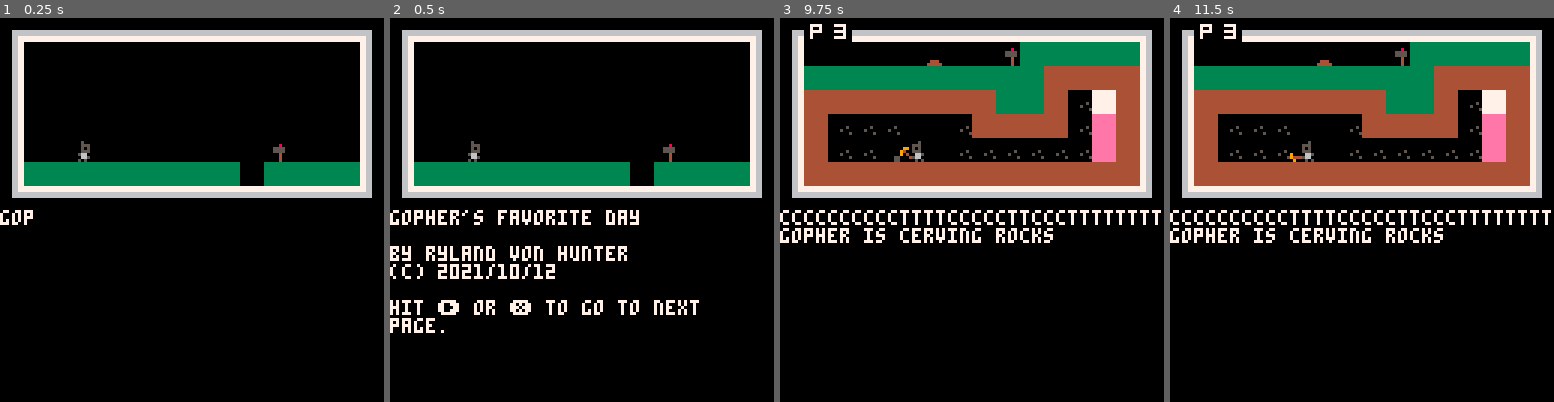
Above: before the commit, frames 1-4 (left to right).
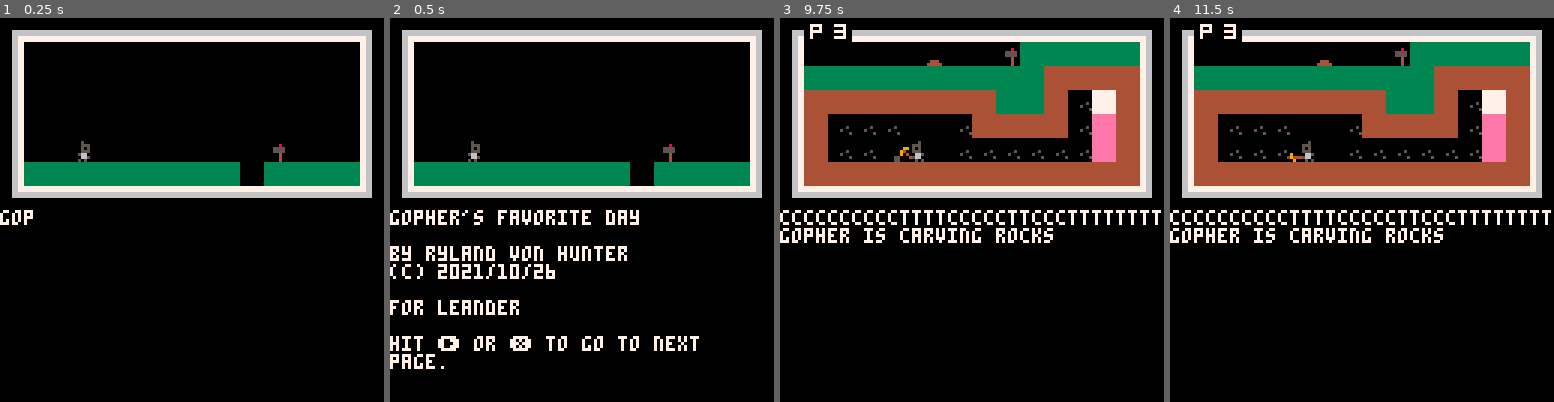
Above: after the commit, the same moments.

Repository: shanecelis/pico-carts
Game: PICO-8 cartridge gopher-fav-day.p8
Same seed, same stepped clock (60 frames per second), same inputs: the game is played once before the commit and once after it.
Inputs:
- Up to frame 1 (0.25 s): no input
- Up to frame 2 (0.5 s): tap X (X key) at 0.33 s
- Up to frame 3 (9.75 s): tap O (Z key) at 0.7, 1.7, 2.1, 2.5, 2.9, 3.3, 3.7, 4.1, 4.5, 4.9, 5.3, 5.7, 6.1, 6.5, 6.9, 7.3, 7.7, 8.1, 8.5, 8.9, 9.3, 9.7 s; tap X (X key) at 1.07, 1.85, 2.97, 4.08, 5.2, 6.32, 7.43, 8.55, 9.67 s; hold Right 1.6-2.1 s; hold Right 2.47-3.03 s; hold Left 3.08-3.58 s; hold Right 4.02-4.68 s; hold Left 5.08-5.68 s; hold Right 6.08-6.58 s; hold Right 6.63-7.13 s; hold Right 7.5-8.07 s; hold Left 8.12-8.62 s; hold Right 9.05-9.72 s
- Up to frame 4 (11.5 s): tap O (Z key) every 0.4 s from 10.1 to 11.3 s; hold Left 10.12-10.72 s; tap X (X key) at 10.78 s; hold Right from 11.12 s (still down)

Frame 1 is identical in both runs. In frame 2, 2.9% of the frame differs, in the area x 0-81%, y 64-92%; in frame 3, less than 0.1%; in frame 4, less than 0.1%.

Commit message:
gopher game done

Diff:
--- a/gopher-fav-day.p8
+++ b/gopher-fav-day.p8
@@ -38,7 +38,9 @@
 gopher's favorite day
 
 by ryland von hunter
-(c) 2021/10/12
+(c) 2021/10/26
+
+for leander
 
 hit ➡️ or ❎ to go to next
 page.
@@ -59,7 +61,7 @@
 -- p3
 [[
 ccccccccccttttcccccttcccttttttttt
-gopher is cerving rocks
+gopher is carving rocks
 ]],
 
 
@@ -81,7 +83,7 @@
 
 -- p7
 [[
-
+gopher dug pooh awt
 ]],
 
 -- p8
@@ -107,7 +109,7 @@
 
 -- p12
 [[
-thup!
+thump!
 ]],
 
 -- p13
@@ -123,7 +125,7 @@
 
 -- p15
 [[
-by
+bye
 ]],
 
 -- p16
@@ -145,7 +147,9 @@
 
 -- p19
 [[
-her thaks
+here
+
+thaks
 ]],
 
 -- p20
@@ -181,34 +185,41 @@
 
 -- p26
 [[
- hi piglet i fad a
+ hi piglet i found a
  haycern
 ]],
 
 -- p27
 [[
-thak you yow welkum
+thak you
+
+yow welkum
 ]],
 
 -- p28
 [[
-
+tigger was bouncing in
+piglet`s hous
+piglet did not want tigger to
+bounce then piglet
+did  wont tigger to
+bouncer
 ]],
 
 -- p29
 [[
-
-]],
-
--- p30
-[[
-
-]],
-
--- p31
-[[
-
-]],
+zzz piglet is slepig the end
+]],
+
+---- p30
+--[[
+--
+--]]
+--
+---- p31
+--[[
+--
+--]]
 
 }
 
@@ -587,12 +728,12 @@
 e03333333333333333333333333333e2e03333333333333333333333333333e2e03333333333333333333333333333e2e03333333333333333333333333333e2e03b3b3b3b3b3b3b3b3b3b3b3b3b3be2e03333333333333333333333333333e2e03333333333333333333333333333e2e03b3b3b3b3b3b3b3b3b3b3b3b3b3be2
 f0f1f1f1f1f1f1f1f1f1f1f1f1f1f1f2f0f1f1f1f1f1f1f1f1f1f1f1f1f1f1f2f0f1f1f1f1f1f1f1f1f1f1f1f1f1f1f2f0f1f1f1f1f1f1f1f1f1f1f1f1f1f1f2f0f1f1f1f1f1f1f1f1f1f1f1f1f1f1f2f0f1f1f1f1f1f1f1f1f1f1f1f1f1f1f2f0f1f1f1f1f1f1f1f1f1f1f1f1f1f1f2f0f1f1f1f1f1f1f1f1f1f1f1f1f1f1f2
 d0c0c2c4d1d1d1d1d1d1d1d1d1d1d1d2d0c0c2c5d1d1d1d1d1d1d1d1d1d1d1d2d0c0c2c6d1d1d1d1d1d1d1d1d1d1d1d2d0c0c2c7d1d1d1d1d1d1d1d1d1d1d1d2d0c0c2c8d1d1d1d1d1d1d1d1d1d1d1d2d0c0c2c9d1d1d1d1d1d1d1d1d1d1d1d2d0c0c3cad1d1d1d1d1d1d1d1d1d1d1d2d0c0c3c1d1d1d1d1d1d1d1d1d1d1d1d2
-e00000000000000000000000000000e2e00000000000000000000000000000e2e00000000000000000000000000000e2e00000000000000000000000000000e2e03434343434343434343434343434e2e00000000000000000000000000000e2e00000000000000000000000000000e2e00000000000000000000000000000e2
-e00000000000000000000000000000e2e00000000000000000000000000000e2e000000000000000000000004a4a4ae2e0000000000000000000000049344ae2e03400000000000000000000000034e2e00000000000000000000000000000e2e00000000000000000000000000000e2e00000000000000000000000000000e2
-e00000000000000000000000000000e2e00000000000000000000000000000e2e0000000000000000000000049344ae2e0000000000000000000000049344ae2e03400000000000000000000000034e2e00000000000000000000000000000e2e00000000000000000000000000000e2e00000000000000000000000000000e2
-e000000000090a0000000000630000e2e0000000000000000000090a630000e2e000000000000000000000004a344ae2e00000000000000000000000006400e2e03400000000000090000000000034e2e00000000000000000000000000000e2e00000000000000000000000000000e2e00000000000000000000000000000e2
-e0cf3b3b3b3b3b3b0000003b3b0000e2e0cf3b3b3b3b3b3b0000003b3b0000e2e0003b3b3b3b3b090a000012006400e2e0000000090a631200000000003b3be2e0340000000200008e000000000034e2e00000000000000000000000000000e2e00000000000000000000000000000e2e00000000000000000000000000000e2
-e03b3b3b3b3b3b3b3b3b3b3b3b3b3be2e03b3b3b3b3b3b3b3b3b3b3b3b3b3be2e03b3b3b3b3b3b3b3b3b3b3b3b3b3be2e03b3b3b3b3b3b3b3b3b3b3b3b3b3be2e03434343434343434343434343434e2e00000000000000000000000000000e2e00000000000000000000000000000e2e00000000000000000000000000000e2
+e00000000000000000000000000000e2e00000000000000000000000000000e2e00000000000000000000000000000e2e00000000000000000000000000000e2e03434343434343434343434343434e2e00000003434343400000000000000e2e00000000000000000000000000000e2e00000000000000000000000000000e2
+e00000000000000000000000000000e2e00000000000000000000000000000e2e000000000000000000000004a4a4ae2e0000000000000000000000049344ae2e03400000000000000000000000034e2e00000003431313400000000000000e2e00000000000000000000000000000e2e00000000000000000000000000000e2
+e00000000000000000000000000000e2e00000000000000000000000000000e2e0000000000000000000000049344ae2e0000000000000000000000049344ae2e03400000000000000000000000034e2e00000003434343400000000000000e2e00000000000000000000000000000e2e00000000000000000000000000000e2
+e000000000090a0000000000630000e2e0000000000000000000090a630000e2e000000000000000000000004a344ae2e00000000000000000000000006400e2e03400000000000090000000000034e2e000000000007a0000000000000000e2e00000000000000000000000000000e2e00000000000000000000000000000e2
+e0cf3b3b3b3b3b3b0000003b3b0000e2e0cf3b3b3b3b3b3b0000003b3b0000e2e0003b3b3b3b3b090a000012006400e2e0000000090a631200000000003b3be2e0340000000200008e000000000034e2e00000000000370000000000000000e2e00000000000000000000000000000e2e00000000000000000000000000000e2
+e03b3b3b3b3b3b3b3b3b3b3b3b3b3be2e03b3b3b3b3b3b3b3b3b3b3b3b3b3be2e03b3b3b3b3b3b3b3b3b3b3b3b3b3be2e03b3b3b3b3b3b3b3b3b3b3b3b3b3be2e03434343434343434343434343434e2e000000000003e0000000000000000e2e00000000000000000000000000000e2e00000000000000000000000000000e2
 f0f1f1f1f1f1f1f1f1f1f1f1f1f1f1f2f0f1f1f1f1f1f1f1f1f1f1f1f1f1f1f2f0f1f1f1f1f1f1f1f1f1f1f1f1f1f1f2f0f1f1f1f1f1f1f1f1f1f1f1f1f1f1f2f0f1f1f1f1f1f1f1f1f1f1f1f1f1f1f2f0f1f1f1f1f1f1f1f1f1f1f1f1f1f1f2f0f1f1f1f1f1f1f1f1f1f1f1f1f1f1f2f0f1f1f1f1f1f1f1f1f1f1f1f1f1f1f2
 
 
Not shown, changed: 133 lines of the sprite sheet (__gfx__) section of gopher-fav-day.p8
Not shown, changed: the thumbnail (__label__) section of gopher-fav-day.p8
